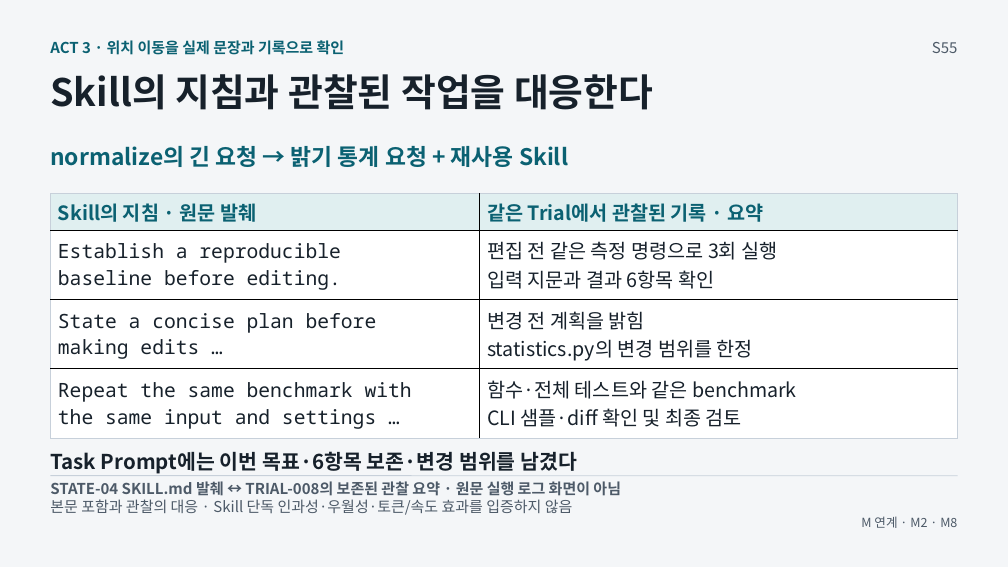
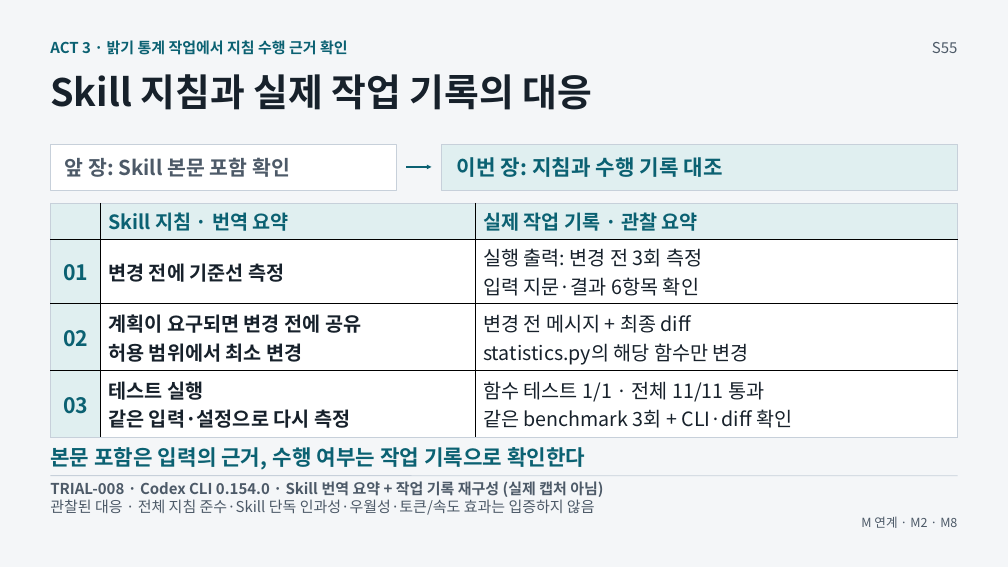
Before and after one commit to GideokKim/ai-dev-training, a slide deck: slide 55 of production/AI_Dev_Training_Full.pptx. Drawn at 1008x567 pixels with LibreOffice and Linux fonts; fonts in the diff are those of the drawing. Boxes give left, top, right and bottom in pixels: in the first picture for what was removed or moved away, otherwise in the second. Text is boxed around its words. In the diff, an @@ line names an element or a change of style, - is before the commit and + after.

```diff
--- a/production/AI_Dev_Training_Full.pptx
+++ b/production/AI_Dev_Training_Full.pptx
@@ text at (50, 40, 348, 55): text changed @@
-ACT 3 · 위치 이동을 실제 문장과 기록으로 확인
+ACT 3 · 밝기 통계 작업에서 지침 수행 근거 확인
@@ text at (50, 74, 593, 110): text changed @@
-Skill의 지침과 관찰된 작업을 대응한다
+Skill 지침과 실제 작업 기록의 대응
@@ text removed at (50, 146, 568, 167) @@
-normalize의 긴 요청 → 밝기 통계 요청 + 재사용 Skill
@@ rectangle added at (51, 144, 397, 191), fill #FFFFFF, outline #C7D0DA 0.75 pt @@
@@ rectangle added at (441, 144, 957, 191), fill #E0EFF0, outline #C7D0DA 0.75 pt @@
@@ text added at (65, 157, 290, 177), 19.5 pt, text #4D5A68, bold @@
+앞 장: Skill 본문 포함 확인
@@ arrow added from (407, 167) to (432, 167), #0B6172 2.25 pt @@
@@ text added at (457, 157, 723, 177), 20.2 pt, text #0B6172, bold @@
+이번 장: 지침과 수행 기록 대조
@@ table at (51, 203, 959, 432) @@
-column 1: Skill의 지침 · 원문 발췌 | Establish a reproducible / baseline before editing. | State a concise plan before / making edits … | Repeat the same benchmark with / the same input and settings …
-column 2: 같은 Trial에서 관찰된 기록 · 요약 | 편집 전 같은 측정 명령으로 3회 실행 / 입력 지문과 결과 6항목 확인 | 변경 전 계획을 밝힘 / statistics.py의 변경 범위를 한정 | 함수·전체 테스트와 같은 benchmark / CLI 샘플·diff 확인 및 최종 검토
+column 1:  | 01 | 02 | 03
+column 2: Skill 지침 · 번역 요약 | 변경 전에 기준선 측정 | 계획이 요구되면 변경 전에 공유 / 허용 범위에서 최소 변경 | 테스트 실행 / 같은 입력·설정으로 다시 측정
+column 3: 실제 작업 기록 · 관찰 요약 | 실행 출력: 변경 전 3회 측정 / 입력 지문·결과 6항목 확인 | 변경 전 메시지 + 최종 diff / statistics.py의 해당 함수만 변경 | 함수 테스트 1/1 · 전체 11/11 통과 / 같은 benchmark 3회 + CLI·diff 확인
@@ table: place and size @@
-table at (51, 194, 958, 438)
+table at (51, 203, 959, 432)
@@ text added at (50, 447, 585, 470), 20.2 pt, text #0B6172, bold @@
+본문 포함은 입력의 근거, 수행 여부는 작업 기록으로 확인한다
@@ text removed at (50, 451, 577, 474) @@
-Task Prompt에는 이번 목표·6항목 보존·변경 범위를 남겼다
@@ text at (50, 499, 595, 515): text changed @@
-본문 포함과 관찰의 대응 · Skill 단독 인과성·우월성·토큰/속도 효과를 입증하지 않음
+관찰된 대응 · 전체 지침 준수·Skill 단독 인과성·우월성·토큰/속도 효과는 입증하지 않음
@@ text at (50, 481, 603, 497): text changed @@
-STATE-04 SKILL.md 발췌 ↔ TRIAL-008의 보존된 관찰 요약 · 원문 실행 로그 화면이 아님
+TRIAL-008 · Codex CLI 0.154.0 · Skill 번역 요약 + 작업 기록 재구성 (실제 캡처 아님)
```
Also in this commit, not shown: 24 other files.
